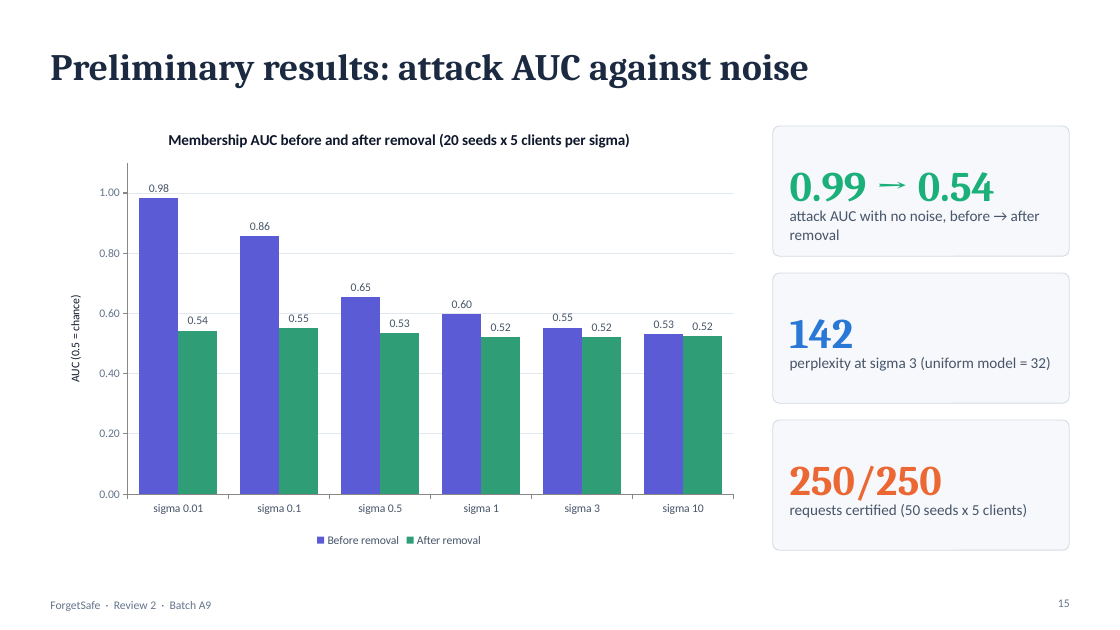
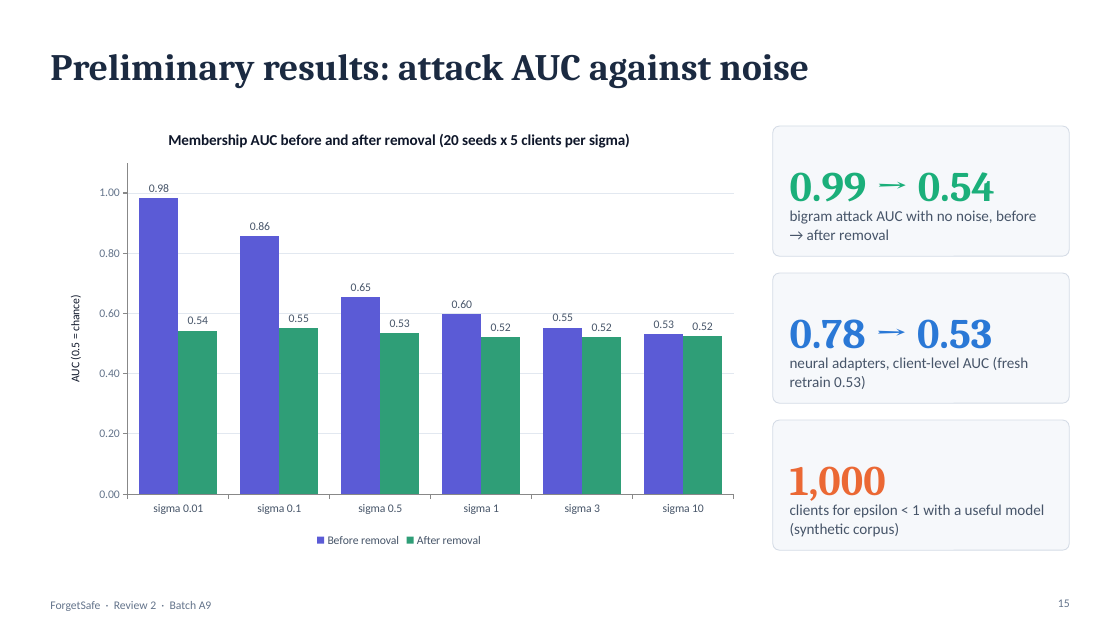
Before and after one commit to madhava-smartgrowInfotech/Btech-Projects, a slide deck: slide 15 of CSDS/A/CSDS-A-A9/13.Review_2_PPT.pptx. Drawn at 1120x630 pixels with LibreOffice and Linux fonts; fonts in the diff are those of the drawing. Boxes give left, top, right and bottom in pixels: in the first picture for what was removed or moved away, otherwise in the second. Text is boxed around its words. In the diff, an @@ line names an element or a change of style, - is before the commit and + after.

```diff
--- a/CSDS/A/CSDS-A-A9/13.Review_2_PPT.pptx
+++ b/CSDS/A/CSDS-A-A9/13.Review_2_PPT.pptx
@@ text at [790,210,1036,240]: text changed @@
-attack AUC with no noise, before → after removal
+bigram attack AUC with no noise, before → after removal
@@ text at [790,319,992,359]: text changed @@
-142
+0.78 → 0.53
@@ text at [790,357,1029,389]: text changed @@
-perplexity at sigma 3 (uniform model = 32)
+neural adapters, client-level AUC (fresh retrain 0.53)
@@ text at [790,466,886,506]: text changed @@
-250/250
+1,000
@@ text at [790,504,1044,537]: text changed @@
-requests certified (50 seeds x 5 clients)
+clients for epsilon < 1 with a useful model (synthetic corpus)
```
Also in this commit, not shown: 10 other slides changed, 50 other files.
